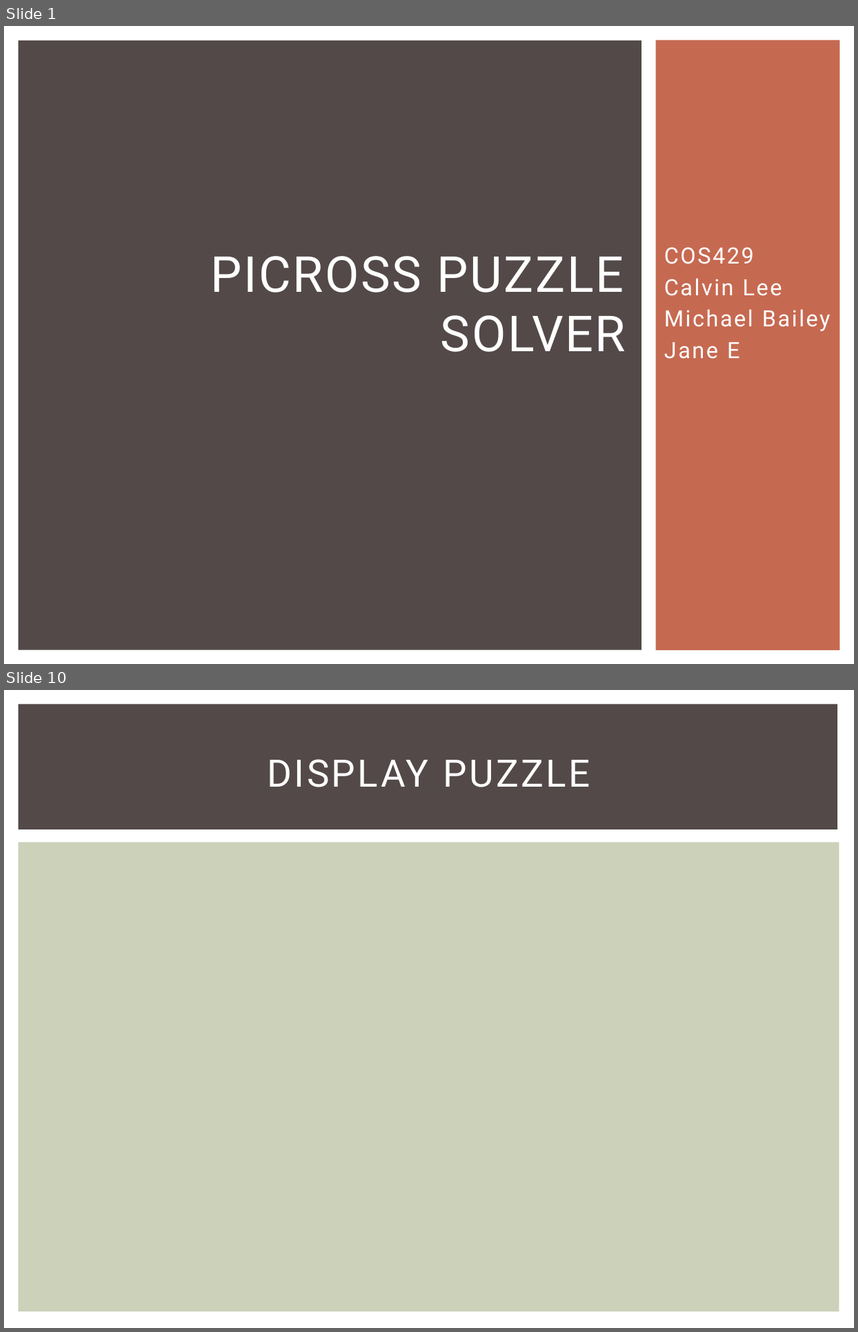
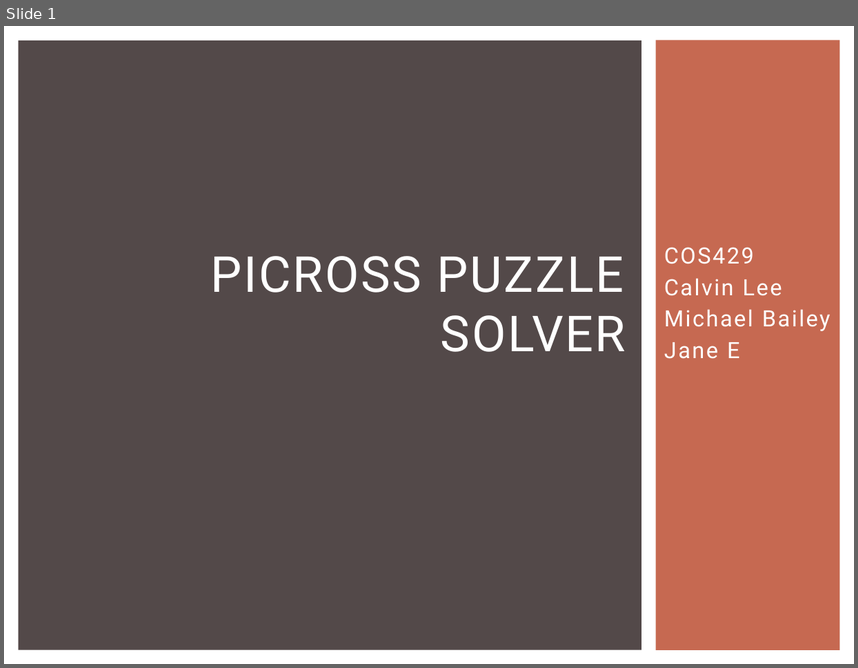
Before and after one commit to Calvin-Michael-Jane/Picross-Vision-Solver, a slide deck: COS429FinalProject.pptx. Shown one above the other, each under a label of ours: slides 1 and 10 before the commit, slide 1 after it; the slides between them are not shown. The pictures are 858x1332 and 858x668 pixels, drawn with LibreOffice and Linux fonts; fonts in the diff are those of the drawing. Boxes give left, top, right and bottom in pixels: in the first picture for what was removed or moved away, otherwise in the second. Text is boxed around its words. In the diff, an @@ line names an element or a change of style, - is before the commit and + after.

```diff
--- a/COS429FinalProject.pptx
+++ b/COS429FinalProject.pptx
@@ slide 10 removed at (4,690,854,1328), background #FFFFFF @@
@@ rectangle removed at (18,704,838,829) @@
@@ title removed at (267,759,590,787) @@
-DISPLAY PUZZLE
@@ rectangle removed at (18,842,840,1312) @@
```
Also in this commit, not shown: 4 slides changed, 5 slides added, 4 other slides removed, 16 other files.
